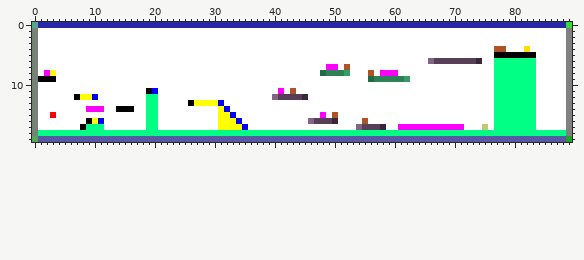
Sprite sheet: assets/textures/map2.png. The picture above was drawn from the file before the commit.
The file is 90x20 pixels.
The same view after the edit:
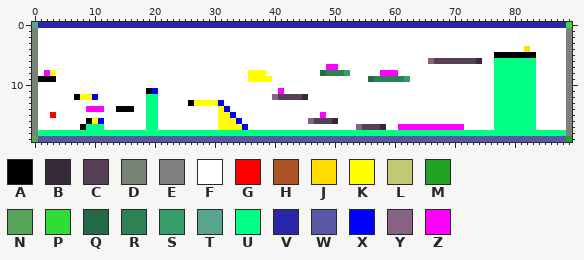
Palette (. is transparent): A #000000  B #382938  C #574057  D #768376  E #808080  F #ffffff  G #ff0000  H #ae5326  J #ffde00  K #ffff00  L #c3c875  M #21a225  N #58a45a  P #2fdd35  Q #246945  R #2d8155  S #359e67  T #58a48f  U #00ff84  V #2727a7  W #5858a4  X #0000ff  Y #846384  Z #ff00ff
The edit:
y 4: x 77..78 HH -> FF
y 7: x 52 H -> F
y 8: x 36..38 FFF -> KKK; x 56 H -> F
y 9: x 36..39 FFFF -> KKKK
y 11: x 43 H -> F
y 15: x 50 H -> F
y 16: x 55 H -> F
y 17: x 75 L -> F
Changed places in both pictures, as pixel boxes (x1, y1, x2, y2):
changed: (494, 46, 506, 52)
changed: (344, 64, 374, 76)
changed: (248, 70, 296, 94)
changed: (332, 112, 338, 118)
changed: (362, 118, 368, 124)
changed: (482, 124, 488, 130)
